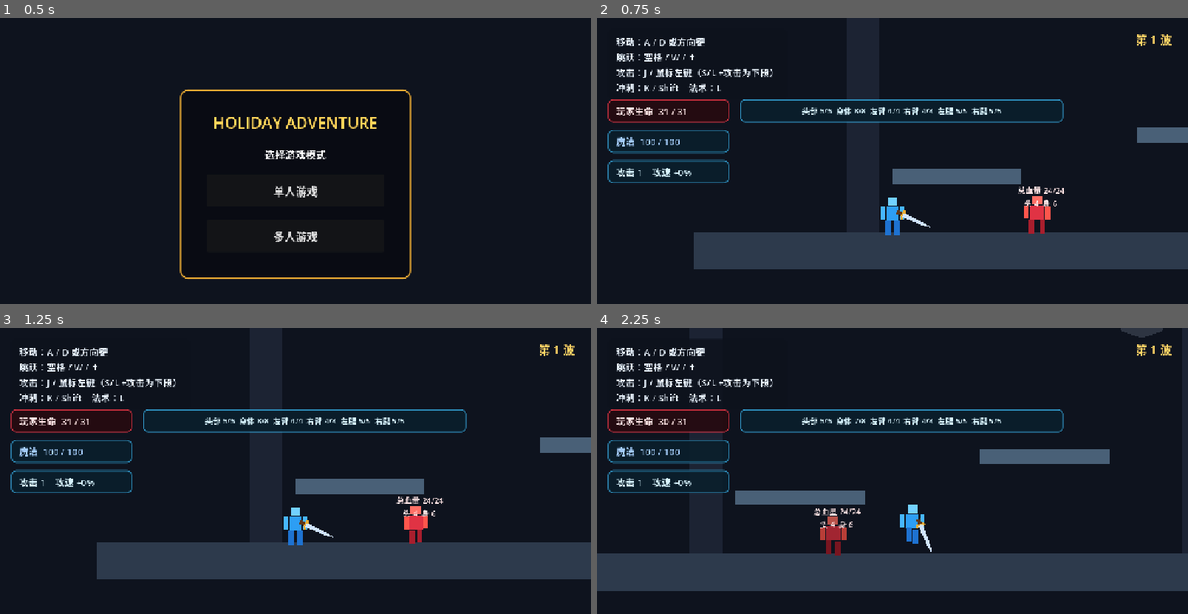
Above: before the commit, frames 1-4 (two rows, left to right).
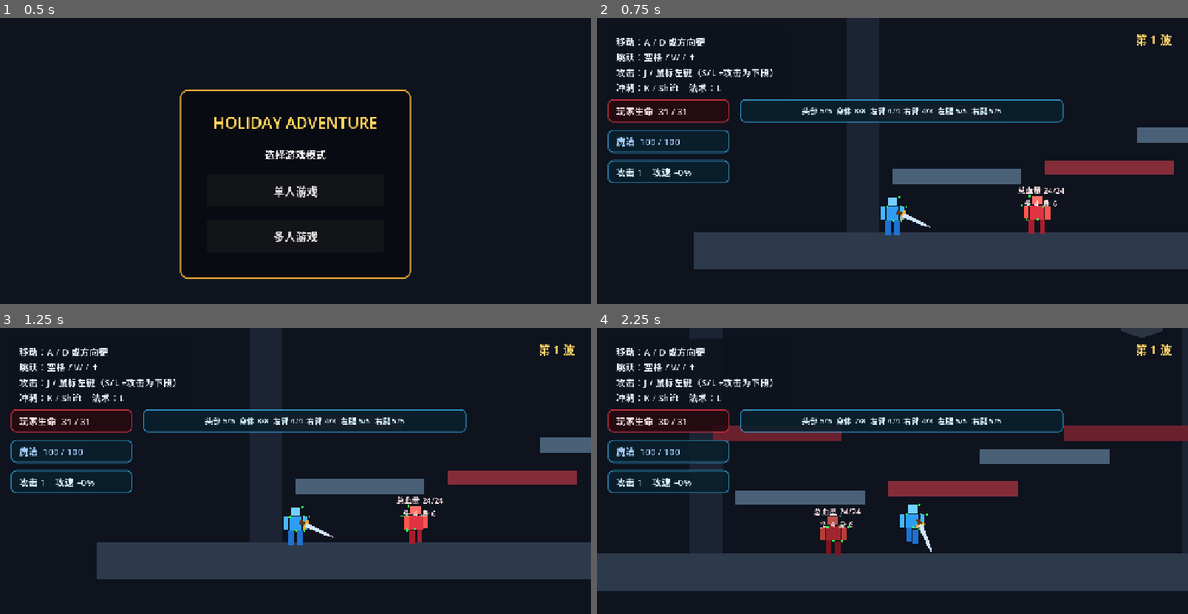
Above: after the commit, the same moments.

Repository: gaoyiyankami/holidaygame
Game: Godot game, scene res://scenes/main/main.tscn
Two runs of this game, one before a commit and one after it. Both use one fixed random seed, a clock stepped at 60 frames per second and the inputs below.
Inputs:
- Up to frame 1 (0.5 s): no input
- Up to frame 2 (0.75 s): click "单人游戏" at 0.5 s
- Up to frame 3 (1.25 s): no input
- Up to frame 4 (2.25 s): hold D (move_right) from 1.28 s (still down); tap J (attack) at 1.35 s; tap Space (jump) at 1.52 s; tap K (dash) at 1.55, 2.1 s

Frame 1 is identical in both runs. In frame 2, 1.1% of the frame differs, in the area x 49-98%, y 49-72%; in frame 3, 1.1%; in frame 4, 3.1%, in the area x 19-100%, y 34-75%.

Commit message:
Add dedicated pvp server and synced combat effects

Diff:
--- a/scenes/main/main.tscn
+++ b/scenes/main/main.tscn
@@ -151,6 +151,42 @@
 polygon = PackedVector2Array(-140, -16, 140, -16, 140, 16, -140, 16)
 color = Color(0.29, 0.38, 0.47, 1)
 
+[node name="PvPMap" type="Node2D" parent="."]
+visible = false
+
+[node name="CenterPlatform" type="StaticBody2D" parent="PvPMap"]
+position = Vector2(640, 500)
+
+[node name="CollisionShape2D" type="CollisionShape2D" parent="PvPMap/CenterPlatform"]
+disabled = true
+shape = SubResource("RectangleShape_platform")
+
+[node name="Visual" type="Polygon2D" parent="PvPMap/CenterPlatform"]
+polygon = PackedVector2Array(-140, -16, 140, -16, 140, 16, -140, 16)
+color = Color(0.52, 0.18, 0.22, 1)
+
+[node name="LeftHighPlatform" type="StaticBody2D" parent="PvPMap"]
+position = Vector2(260, 380)
+
+[node name="CollisionShape2D" type="CollisionShape2D" parent="PvPMap/LeftHighPlatform"]
+disabled = true
+shape = SubResource("RectangleShape_platform")
+
+[node name="Visual" type="Polygon2D" parent="PvPMap/LeftHighPlatform"]
+polygon = PackedVector2Array(-140, -16, 140, -16, 140, 16, -140, 16)
+color = Color(0.42, 0.13, 0.18, 1)
+
+[node name="RightHighPlatform" type="StaticBody2D" parent="PvPMap"]
+position = Vector2(1020, 380)
+
+[node name="CollisionShape2D" type="CollisionShape2D" parent="PvPMap/RightHighPlatform"]
+disabled = true
+shape = SubResource("RectangleShape_platform")
+
+[node name="Visual" type="Polygon2D" parent="PvPMap/RightHighPlatform"]
+polygon = PackedVector2Array(-140, -16, 140, -16, 140, 16, -140, 16)
+color = Color(0.42, 0.13, 0.18, 1)
+
 [node name="Player" parent="." instance=ExtResource("1_player")]
 position = Vector2(170, 610)
 
--- a/scripts/combat/body_part.gd
+++ b/scripts/combat/body_part.gd
@@ -14,6 +14,7 @@
 var rest_rotation: float = 0.0
 
 var _visual: Polygon2D
+var _status_dot: Polygon2D
 var _collision: CollisionShape2D
 var _base_color: Color
 
@@ -59,6 +60,14 @@
 	_visual.color = color
 	add_child(_visual)
 
+	_status_dot = Polygon2D.new()
+	_status_dot.position = Vector2(part_size.x * 0.5 + 4.0, -part_size.y * 0.5)
+	_status_dot.polygon = PackedVector2Array([
+		Vector2(0, -3), Vector2(3, 0), Vector2(0, 3), Vector2(-3, 0),
+	])
+	add_child(_status_dot)
+	_update_status_dot()
+
 
 func receive_damage(amount: int, source_position: Vector2) -> bool:
 	if health <= 0:
@@ -67,6 +76,7 @@
 		return false
 
 	health = maxi(health - amount, 0)
+	_update_status_dot()
 	_flash()
 	health_changed.emit(self)
 	if actor.has_method("on_body_part_damaged"):
@@ -82,6 +92,7 @@
 func increase_max_health(amount: int, heal_amount: int) -> void:
 	max_health += amount
 	health = mini(health + heal_amount, max_health)
+	_update_status_dot()
 	health_changed.emit(self)
 
 
@@ -102,9 +113,25 @@
 	rotation = lerp_angle(rotation, rest_rotation + angle, smoothness)
 
 
+func get_status_color() -> Color:
+	return _status_dot.color
+
+
 func _flash() -> void:
 	if not is_instance_valid(_visual):
 		return
 	var tween := create_tween()
 	_visual.modulate = Color(1.0, 0.2, 0.2, 1.0)
 	tween.tween_property(_visual, "modulate", Color.WHITE, 0.14)
+
+
+func _update_status_dot() -> void:
+	if not is_instance_valid(_status_dot):
+		return
+	var ratio := float(health) / float(max_health)
+	if ratio < 0.2:
+		_status_dot.color = Color(1.0, 0.16, 0.12)
+	elif ratio < 0.5:
+		_status_dot.color = Color(1.0, 0.82, 0.12)
+	else:
+		_status_dot.color = Color(0.2, 1.0, 0.3)
--- a/scripts/main/main.gd
+++ b/scripts/main/main.gd
@@ -8,6 +8,7 @@
 var _current_enemy: TrainingDummy
 var _upgrade_open: bool = false
 var _network_players: Dictionary = {}
+var _pvp_mode: bool = false
 
 @onready var _player: Player = $Player
 @onready var _enemy_spawn: Marker2D = $EnemySpawn
@@ -63,9 +64,13 @@
 	_player.set_controls_enabled(false)
 	_network_panel.visible = false
 	_set_game_active(false)
+	if _is_dedicated_server():
+		_port_input.value = _server_port_from_args()
+		call_deferred("_host_game")
 
 
 func _start_single_player() -> void:
+	_set_pvp_mode(false)
 	_start_menu.visible = false
 	_network_panel.visible = false
 	_set_game_active(true)
@@ -121,6 +126,7 @@
 	_network_status.text = "主机已开启，端口 %d（最多 8 人）" % port
 	_network_panel.visible = false
 	_set_game_active(true)
+	_set_pvp_mode(true)
 	_host_button.disabled = true
 	_join_button.disabled = true
 
@@ -152,6 +158,44 @@
 	_network_status.text = "连接成功，玩家编号 %d" % multiplayer.get_unique_id()
 	_network_panel.visible = false
 	_set_game_active(true)
+	_set_pvp_mode(true)
+
+
+func _is_dedicated_server() -> bool:
+	return "--server" in OS.get_cmdline_args() or "--server" in OS.get_cmdline_user_args()
+
+
+func _server_port_from_args() -> int:
+	for argument in OS.get_cmdline_args() + OS.get_cmdline_user_args():
+		if argument.begins_with("--port="):
+			return clampi(int(argument.trim_prefix("--port=")), 1024, 65535)
+	return 7000
+
+
+func _set_pvp_mode(enabled: bool) -> void:
+	_pvp_mode = enabled
+	$PvPMap.visible = enabled
+	for collision in $PvPMap.get_children():
+		if collision is StaticBody2D:
+			var shape := collision.get_node_or_null("CollisionShape2D") as CollisionShape2D
+			if is_instance_valid(shape):
+				shape.disabled = not enabled
+	$PlatformLeft.visible = not enabled
+	$PlatformRight.visible = not enabled
+	$PlatformLeft/CollisionShape2D.disabled = enabled
+	$PlatformRight/CollisionShape2D.disabled = enabled
+	if is_instance_valid(_current_enemy):
+		_current_enemy.visible = not enabled
+		_current_enemy.set_physics_process(not enabled)
+	_wave_label.visible = not enabled
+	if enabled:
+		_room_title("PvP 竞技场")
+	else:
+		_room_title("第一战斗房间 · 废弃大厅")
+
+
+func _room_title(title: String) -> void:
+	$RoomTitle.text = title
 
 
 func _on_connection_failed() -> void:
--- a/scripts/player/player.gd
+++ b/scripts/player/player.gd
@@ -239,6 +239,8 @@
 		_:
 			_attack_area.position = Vector2(48.0 + step * 5.0, 0)
 	_play_sword_windup(step)
+	if multiplayer.has_multiplayer_peer():
+		_sync_combat_effect.rpc("attack", step, int(kind), _visual.scale.x)
 
 
 func _begin_active_attack() -> void:
@@ -420,6 +422,8 @@
 	_dash_visual.visible = true
 	_set_parts_tint(Color(0.35, 0.95, 1.0, 0.42))
 	velocity = Vector2(_dash_direction * dash_speed * _dash_multiplier, 0.0)
+	if multiplayer.has_multiplayer_peer():
+		_sync_combat_effect.rpc("dash", 0, 0, _dash_direction)
 
 
 func _update_dash(delta: float) -> void:
@@ -508,7 +512,43 @@
 		bolt.direction = 1.0
 	bolt.global_position = global_position + Vector2(bolt.direction * 42.0, -10.0)
 	get_tree().current_scene.add_child(bolt)
+	if multiplayer.has_multiplayer_peer():
+		_sync_combat_effect.rpc("spell", 0, 0, bolt.direction)
 	return true
+
+
+@rpc("authority", "call_remote", "reliable")
+func _sync_combat_effect(action: String, step: int, kind: int, facing: float) -> void:
+	_visual.scale.x = facing
+	match action:
+		"attack":
+			_combo_step = step
+			_attack_kind = kind
+			_attack_phase = AttackPhase.ACTIVE
+			_slash_visual.visible = true
+			_play_sword_swing(step)
+			var tween := create_tween()
+			tween.tween_interval(0.16)
+			tween.tween_callback(func() -> void:
+				_slash_visual.visible = false
+				_attack_phase = AttackPhase.NONE
+			)
+		"dash":
+			_dash_visual.visible = true
+			_set_parts_tint(Color(0.35, 0.95, 1.0, 0.42))
+			var tween := create_tween()
+			tween.tween_interval(dash_duration)
+			tween.tween_callback(func() -> void:
+				_dash_visual.visible = false
+				_set_parts_tint(Color.WHITE)
+			)
+		"spell":
+			var bolt := MAGIC_BOLT_SCENE.instantiate() as MagicBolt
+			bolt.caster = self
+			bolt.direction = facing
+			bolt.collision_mask = 0
+			bolt.global_position = global_position + Vector2(facing * 42.0, -10.0)
+			get_tree().current_scene.add_child(bolt)
 
 
 func set_controls_enabled(enabled: bool) -> void:
--- a/tests/network_host_test.gd
+++ b/tests/network_host_test.gd
@@ -15,6 +15,8 @@
 	await get_tree().process_frame
 	var peer_ready := multiplayer.has_multiplayer_peer() and multiplayer.is_server()
 	var player_ready := main.has_node("Player_1")
+	var pvp_map_ready: bool = main.get_node("PvPMap").visible \
+		and not main.get_node("TrainingDummy").visible
 	main.call("_spawn_network_player", 2)
 	var remote_player := main.get_node("Player_2") as Player
 	var remote_leg: BodyPart
@@ -31,18 +33,37 @@
 	)
 	await get_tree().process_frame
 	var pvp_damage_synced := remote_leg.health == leg_before - 1
+	var green_dot := remote_leg.get_status_color().g > remote_leg.get_status_color().r
+	var remote_torso: BodyPart
+	for node in remote_player.get_node("Visual/Parts").get_children():
+		var part := node as BodyPart
+		if part.part_id == "torso":
+			remote_torso = part
+			break
+	remote_player.set("_invincibility_timer", 0.0)
+	remote_torso.receive_damage(remote_torso.health - 1, Vector2.ZERO)
+	var red_dot := remote_torso.get_status_color().r > remote_torso.get_status_color().g
+	remote_player.call("_sync_combat_effect", "attack", 1, 0, 1.0)
+	var attack_effect_synced: bool = remote_player.get_node(
+		"Visual/SwordPivot/AttackArea/SlashVisual"
+	).visible
 	var world_visible_after_start: bool = main.get_node("Player_1").visible
-	print("Network host test: menu=%s port=%s hidden=%s connection_page=%s peer=%s player=%s visible=%s pvp=%s" % [
+	print("Network host test: menu=%s port=%s hidden=%s page=%s peer=%s player=%s map=%s visible=%s damage=%s green=%s red=%s effect=%s" % [
 		menu_visible,
 		port_available,
 		world_hidden_before_start,
 		separate_network_page,
 		peer_ready,
 		player_ready,
+		pvp_map_ready,
 		world_visible_after_start,
 		pvp_damage_synced,
+		green_dot,
+		red_dot,
+		attack_effect_synced,
 	])
 	multiplayer.multiplayer_peer = null
 	get_tree().quit(0 if menu_visible and port_available and world_hidden_before_start \
-		and separate_network_page and peer_ready and player_ready \
-		and world_visible_after_start and pvp_damage_synced else 1)
+		and separate_network_page and peer_ready and player_ready and pvp_map_ready \
+		and world_visible_after_start and pvp_damage_synced \
+		and green_dot and red_dot and attack_effect_synced else 1)
Not shown, changed: README.md
Not shown, added: server/README.md
Not shown, added: server/start_server.bat
